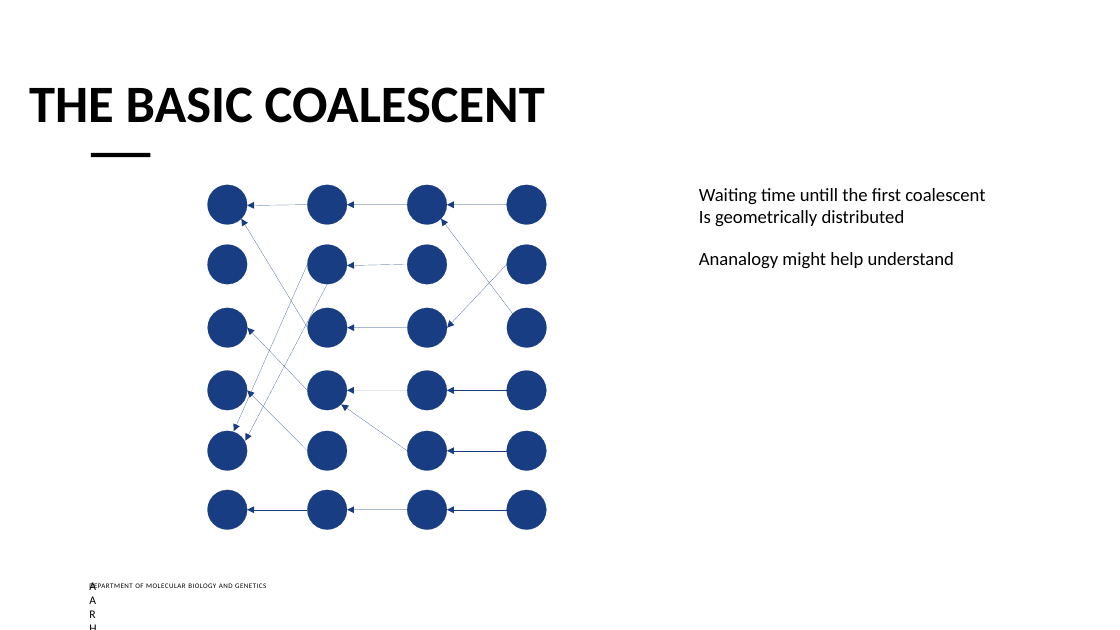
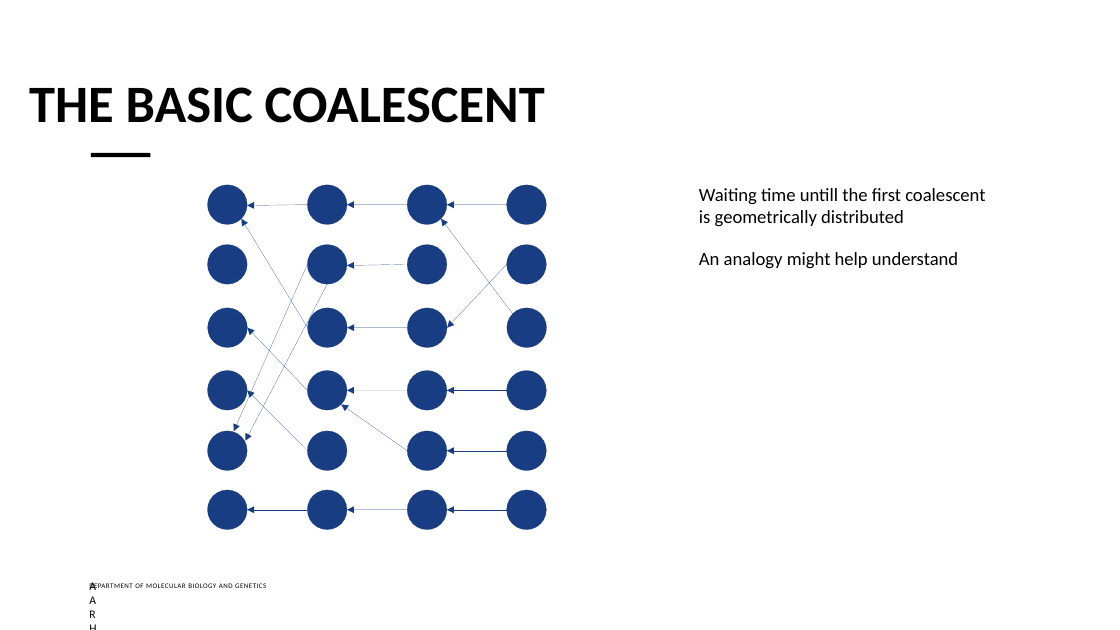
Before and after one commit to laurido/Evolutionary_Thinking_2024, a slide deck: slide 12 of week39/Wednesday/slides.pptx. Drawn at 1120x630 pixels with LibreOffice and Linux fonts; fonts in the diff are those of the drawing; background and template pictures are left out. Boxes give left, top, right and bottom in pixels: in the first picture for what was removed or moved away, otherwise in the second. Text is boxed around its words. In the diff, an @@ line names an element or a change of style, - is before the commit and + after.

```diff
--- a/week39/Wednesday/slides.pptx
+++ b/week39/Wednesday/slides.pptx
@@ text at (x1=699, y1=210, x2=958, y2=269): text changed @@
-Is geometrically distributed
-Ananalogy might help understand
+is geometrically distributed
+An analogy might help understand
```
Also in this commit, not shown: 3 other slides changed, 1 other file.
